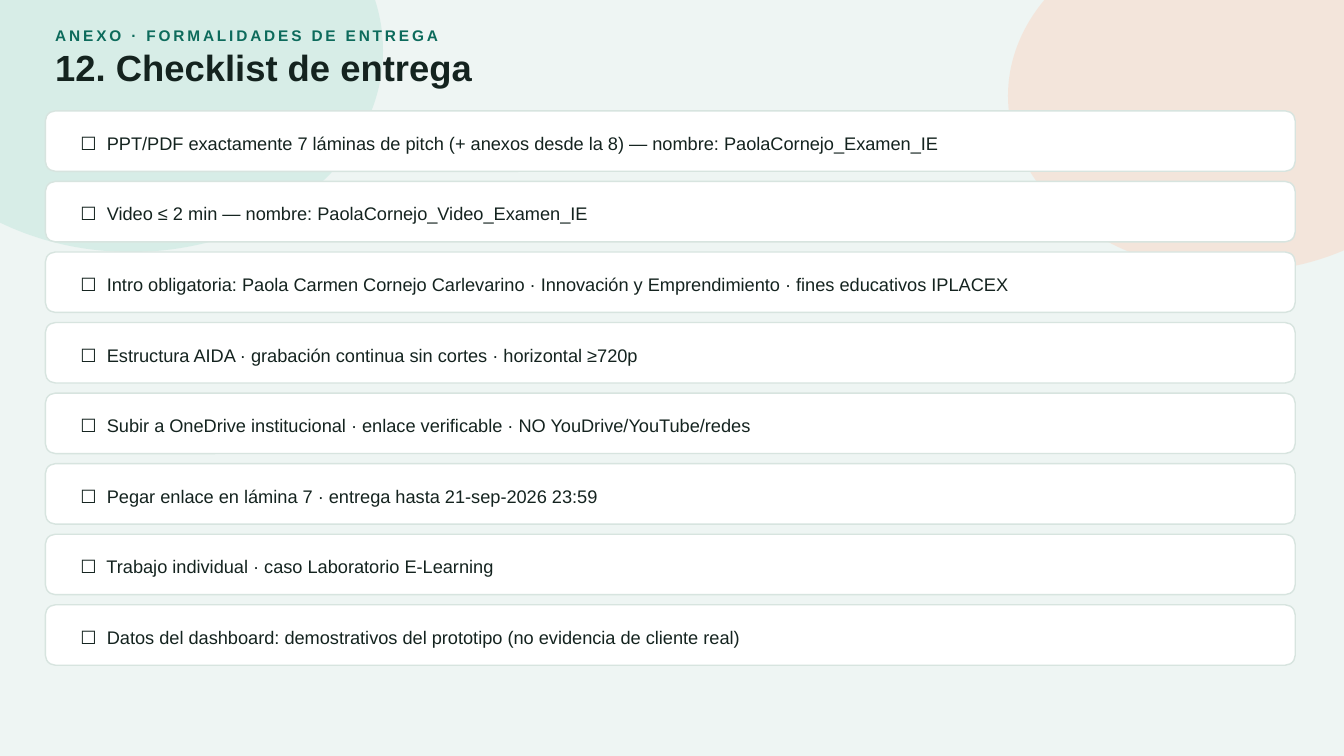
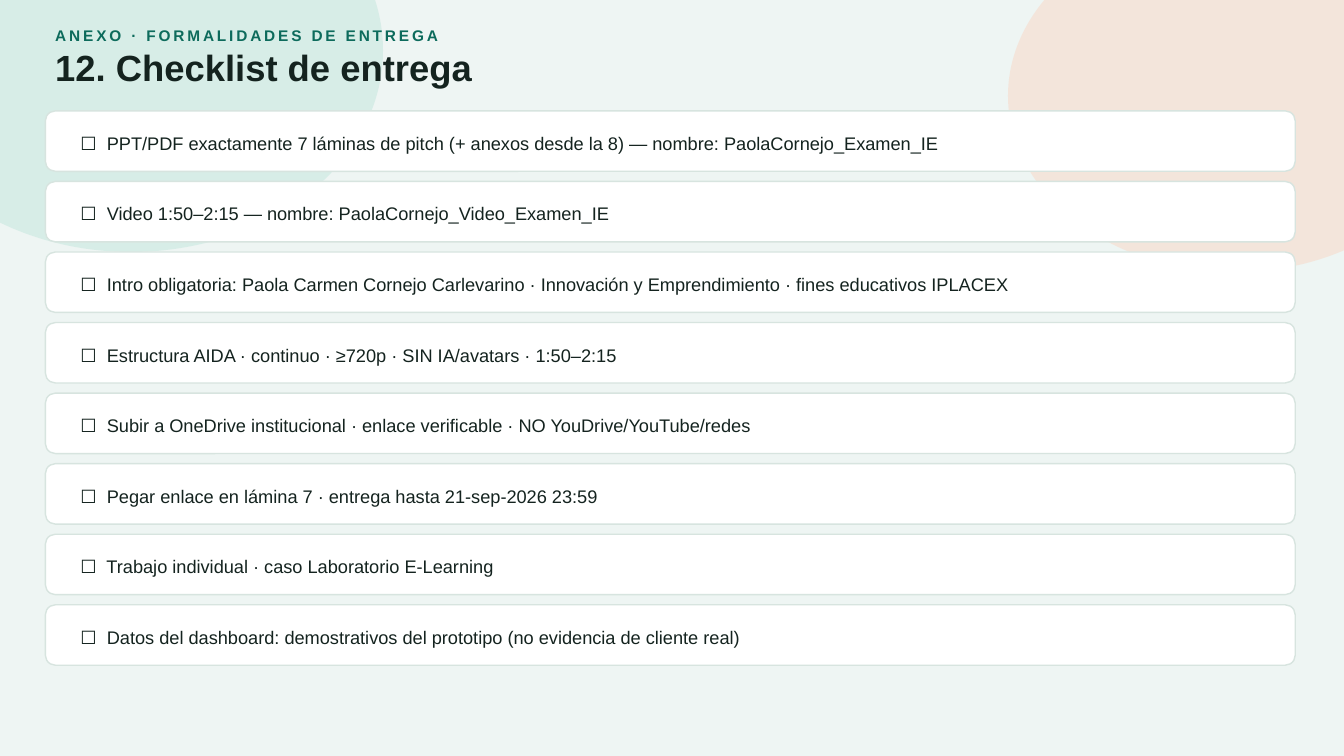
Before and after one commit to javier84pm-create/laboratorio-elearning-prototipo, a slide deck: slide 12 of PaolaCornejo_Examen_IE.pptx. Drawn at 1344x756 pixels with LibreOffice and Linux fonts; fonts in the diff are those of the drawing. Boxes give left, top, right and bottom in pixels: in the first picture for what was removed or moved away, otherwise in the second. Text is boxed around its words. In the diff, an @@ line names an element or a change of style, - is before the commit and + after.

Commit message:
Update video script and README for SmartCaps prototype. Adjusted video duration requirements, clarified content focus, and emphasized the absence of AI and avatars. Enhanced descriptions for target audiences and improved user instructions in the LearningPlayer component. Updated UI elements for consistency and clarity.

```diff
--- a/PaolaCornejo_Examen_IE.pptx
+++ b/PaolaCornejo_Examen_IE.pptx
@@ text at [107,206,609,224]: text changed @@
-☐ Video ≤ 2 min — nombre: PaolaCornejo_Video_Examen_IE
+☐ Video 1:50–2:15 — nombre: PaolaCornejo_Video_Examen_IE
@@ text at [107,348,617,366]: text changed @@
-☐ Estructura AIDA · grabación continua sin cortes · horizontal ≥720p
+☐ Estructura AIDA · continuo · ≥720p · SIN IA/avatars · 1:50–2:15
```
Also in this commit, not shown: 6 other slides changed, 10 other files.
